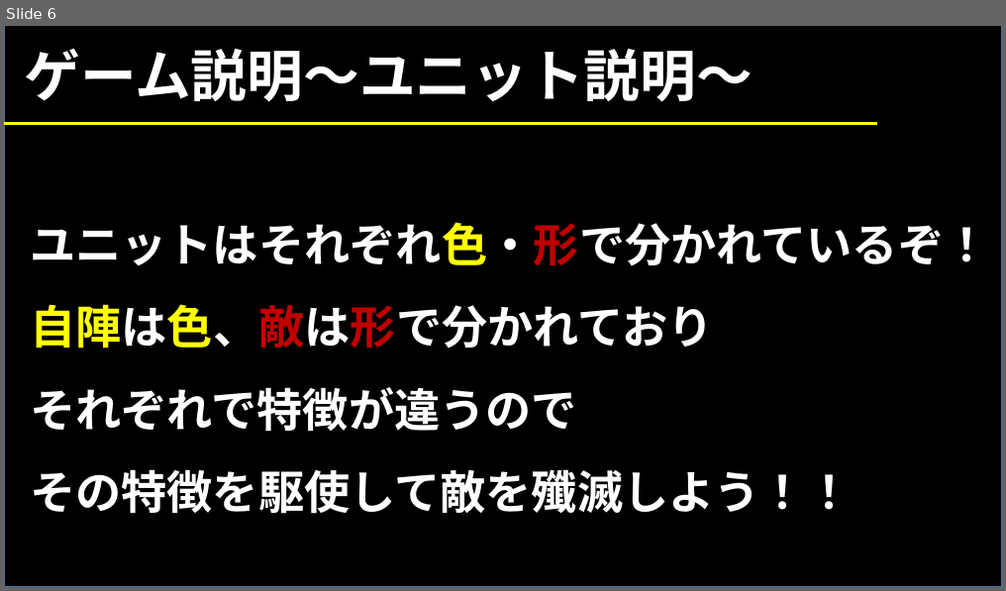
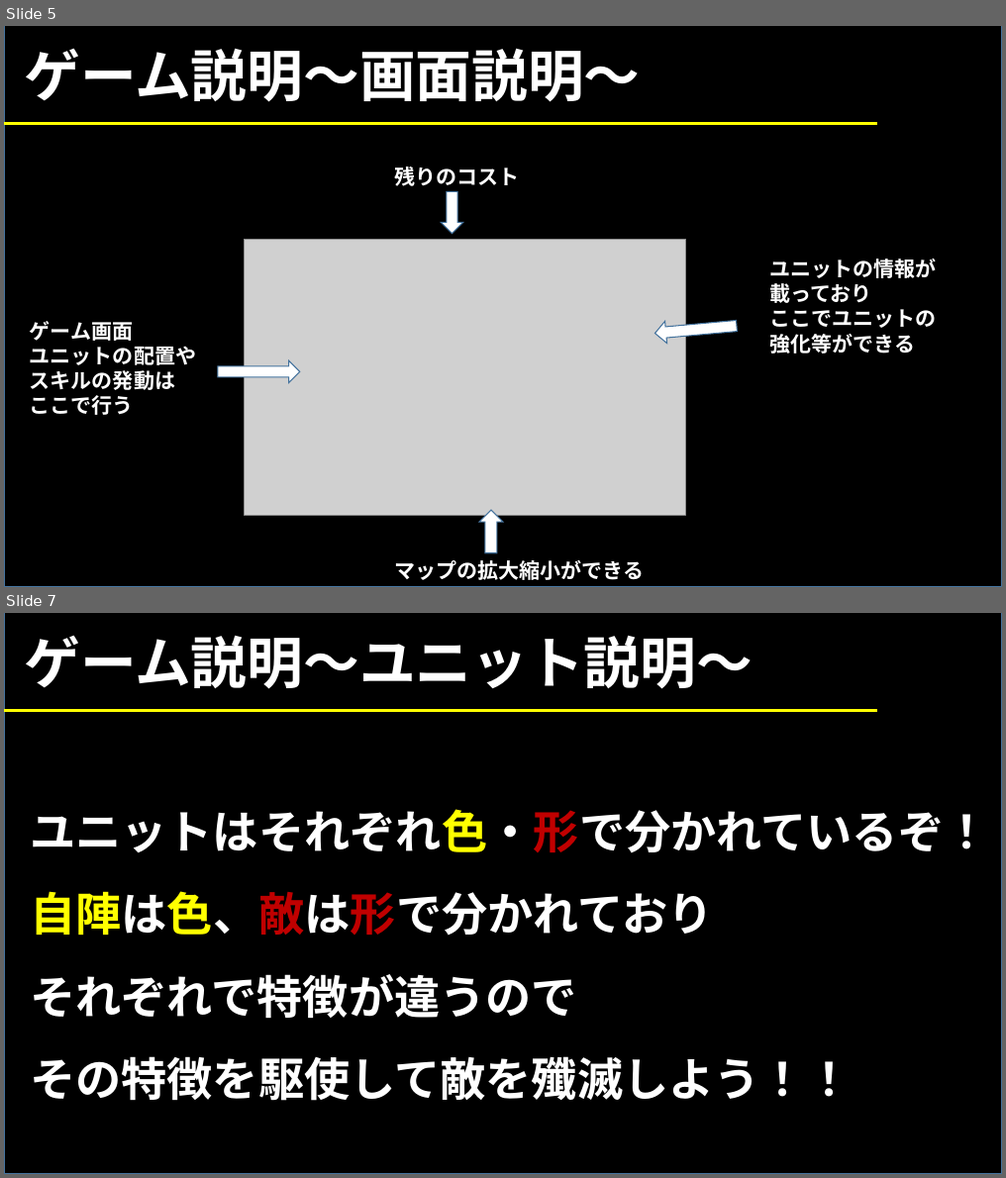
Before and after one commit to 1816023/AGS2021Summer, a slide deck: 仮.pptx. Shown one above the other, each under a label of ours: slide 6 before the commit, slides 5 and 7 after it; the slides between them are not shown. The pictures are 1006x591 and 1006x1178 pixels, drawn with LibreOffice and Linux fonts; fonts in the diff are those of the drawing; grey boxes stand for pictures. Boxes give left, top, right and bottom in pixels: in the first picture for what was removed or moved away, otherwise in the second. Text is boxed around its words. In the diff, an @@ line names an element or a change of style, - is before the commit and + after.

```diff
--- a/仮.pptx
+++ b/仮.pptx
@@ slide 5 added at (4, 26, 1002, 587), background #FFFFFF @@
@@ rectangle added at (4, 26, 1002, 587), fill #000000, outline #43739E 1 pt @@
@@ text added at (25, 48, 641, 102), 54 pt, text #FFFFFF, bold @@
+ゲーム説明～画面説明～
@@ line added from (4, 124) to (877, 124), #FFFF00 3 pt @@
@@ text added at (394, 167, 519, 186), 20 pt, text #FFFFFF, bold @@
+残りのコスト
@@ right arrow added at (442, 191, 463, 233), fill #FFFFFF, outline #43739E 1 pt @@
@@ picture added at (244, 240, 686, 516) @@
@@ text added at (769, 259, 936, 354), 20 pt, text #FFFFFF, bold @@
+ユニットの情報が
+載っており
+ここでユニットの
+強化等ができる
@@ text added at (30, 321, 196, 415), 20 pt, text #FFFFFF, bold @@
+ゲーム画面
+ユニットの配置や
+スキルの発動は
+ここで行う
@@ right arrow added at (653, 315, 738, 345), fill #FFFFFF, outline #43739E 1 pt @@
@@ right arrow added at (218, 361, 300, 383), fill #FFFFFF, outline #43739E 1 pt @@
@@ right arrow added at (479, 510, 503, 554), fill #FFFFFF, outline #43739E 1 pt @@
@@ text added at (394, 561, 644, 580), 20 pt, text #FFFFFF, bold @@
+マップの拡大縮小ができる
@@ what was slide 6 is now slide 7 @@
```
Also in this commit, not shown: 4 slides changed, 6 other slides added, 10 slides removed.
